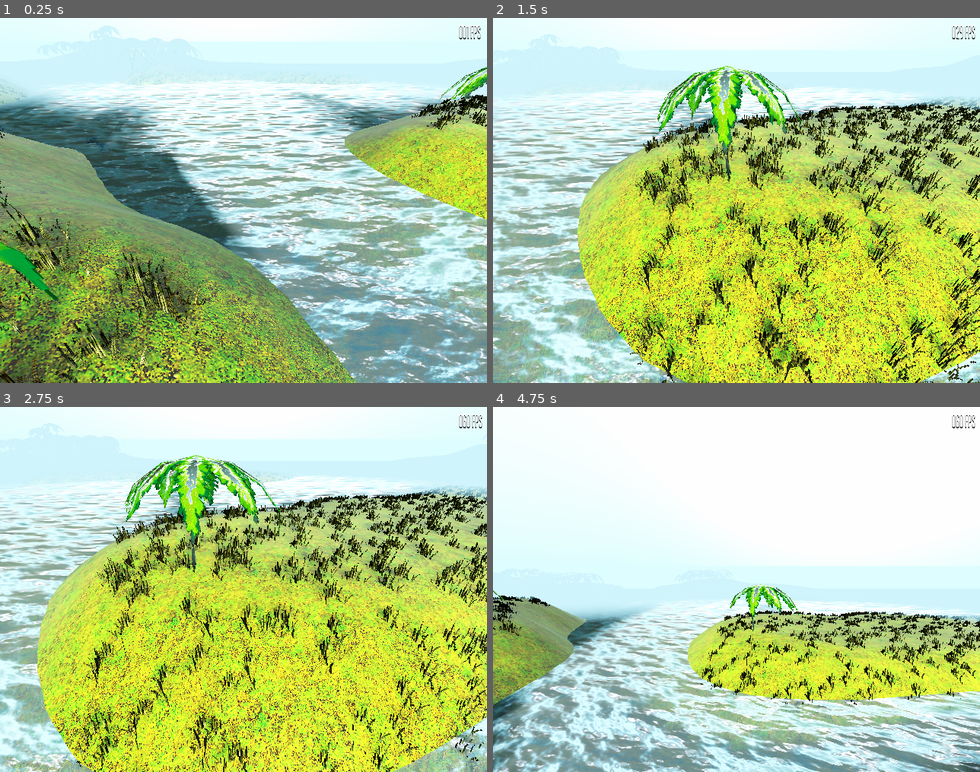
Above: before the commit, frames 1-4 (two rows, left to right).
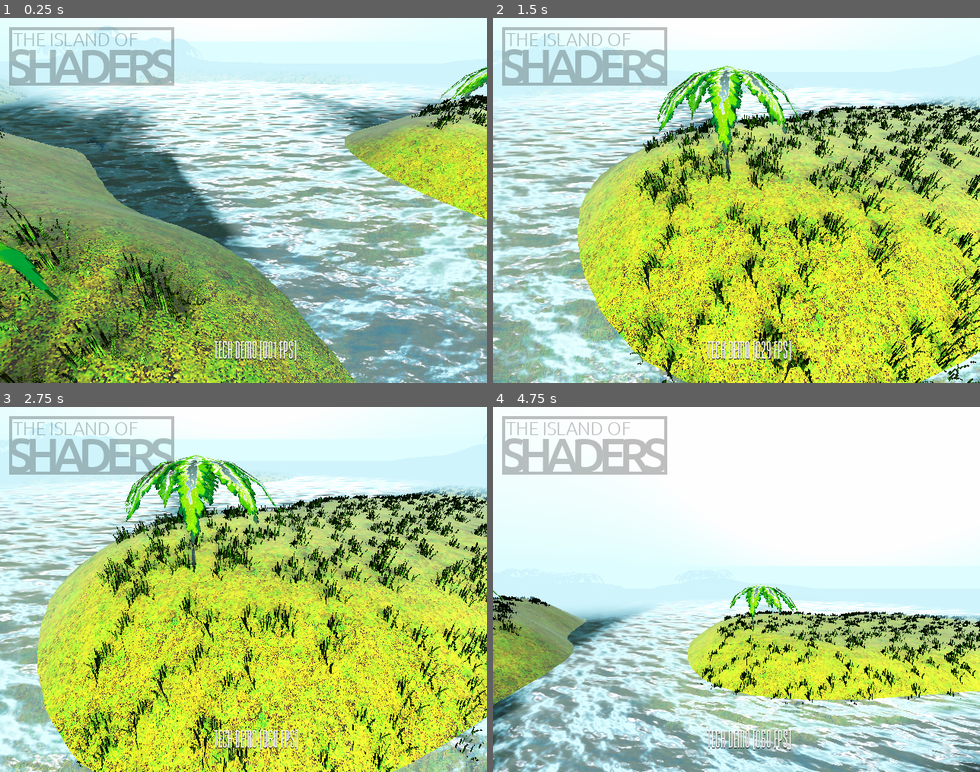
Above: after the commit, the same moments.

Repository: w84death/the-islands-of-shaders
Game: Godot game, scene res://main.tscn
The game is run twice, just before and just after one commit, with the same random seed, the same clock (stepped at 60 frames per second) and the same inputs.
Inputs (mouse positions are in pixels of both pictures, inside the frame that each line leads up to):
- Up to frame 1 (0.25 s): no input
- Up to frame 2 (1.5 s): move the mouse to (843, 182) at 0.52 s; press the mouse at (843, 182) at 0.53 s; move the mouse to (639, 218) at 1.27 s; release the mouse at (639, 218) at 1.28 s; right-click (639, 218) at 1.35 s
- Up to frame 3 (2.75 s): move the mouse to (292, 509) at 2.02 s; hold Ctrl from 2.03 s (still down)
- Up to frame 4 (4.75 s): move the mouse to (712, 662) at 2.77 s; release Ctrl at 2.78 s; click (712, 662) at 2.85 s; move the mouse to (882, 644) at 3.52 s; hold Right mouse button (ROTATE_TERRAIN) 3.53-4.28 s; move the mouse to (590, 534) at 4.27 s; tap Ctrl at 4.35 s

The runs differ from the first frame. In frame 1, 4.7% of the frame differs, in the area x 0-100%, y 1-100%; in frame 2, 6.5%; in frame 3, 6.8%, in the area x 1-100%, y 2-100%; in frame 4, 3.9%.

Commit message:
with logo

Diff:
--- a/features/gui/fps.gd
+++ b/features/gui/fps.gd
@@ -12,4 +12,4 @@
 	if current_fps < fps:
 		fps -= 1
 
-	set_text(str(fps).pad_zeros(3) + " FPS")
+	set_text("TECH DEMO [" + str(fps).pad_zeros(3) + " FPS]")
--- a/features/gui/theme.tres
+++ b/features/gui/theme.tres
@@ -4,7 +4,7 @@
 
 [sub_resource type="DynamicFont" id=1]
 
-size = 24
+size = 32
 outline_size = 0
 outline_color = Color( 1, 1, 1, 1 )
 use_mipmaps = true
--- a/main.tscn
+++ b/main.tscn
@@ -13,7 +13,8 @@
 [ext_resource path="res://features/trees/models/palm.obj" type="ArrayMesh" id=11]
 [ext_resource path="res://features/terrain/code/water.material" type="Material" id=12]
 [ext_resource path="res://features/gui/theme.tres" type="Theme" id=13]
-[ext_resource path="res://features/gui/fps.gd" type="Script" id=14]
+[ext_resource path="res://features/gui/logo.png" type="Texture" id=14]
+[ext_resource path="res://features/gui/fps.gd" type="Script" id=15]
 
 [sub_resource type="PlaneMesh" id=1]
 
@@ -231,15 +232,52 @@
 theme = ExtResource( 13 )
 _sections_unfolded = [ "Theme", "theme" ]
 
-[node name="fps" type="Label" parent="GUI" index="0"]
-anchor_left = 1.0
+[node name="top-left" type="Control" parent="GUI" index="0"]
+anchor_left = 0.0
 anchor_top = 0.0
-anchor_right = 1.0
+anchor_right = 0.0
 anchor_bottom = 0.0
-margin_left = -37.0
-margin_top = 5.0
-margin_right = -10.0
-margin_bottom = 66.0
+margin_left = 12.0
+margin_top = 12.0
+rect_pivot_offset = Vector2( 0, 0 )
+rect_clip_content = false
+mouse_filter = 0
+mouse_default_cursor_shape = 0
+size_flags_horizontal = 1
+size_flags_vertical = 1
+_sections_unfolded = [ "Margin" ]
+
+[node name="logo" type="Sprite" parent="GUI/top-left" index="0"]
+modulate = Color( 1, 1, 1, 0.25098 )
+texture = ExtResource( 14 )
+centered = false
+_sections_unfolded = [ "Transform", "Visibility" ]
+
+[node name="bottom-middle" type="Control" parent="GUI" index="1"]
+anchor_left = 0.5
+anchor_top = 1.0
+anchor_right = 0.5
+anchor_bottom = 1.0
+margin_left = -20.0
+margin_top = -20.0
+margin_right = -20.0
+margin_bottom = -20.0
+rect_pivot_offset = Vector2( 0, 0 )
+rect_clip_content = false
+mouse_filter = 0
+mouse_default_cursor_shape = 0
+size_flags_horizontal = 1
+size_flags_vertical = 1
+
+[node name="fps" type="Label" parent="GUI/bottom-middle" index="0"]
+anchor_left = 0.5
+anchor_top = 0.5
+anchor_right = 0.5
+anchor_bottom = 0.5
+margin_left = -19.0
+margin_top = -39.5
+margin_right = 19.0
+margin_bottom = 39.5
 rect_pivot_offset = Vector2( 0, 0 )
 rect_clip_content = false
 mouse_filter = 2
@@ -248,7 +286,7 @@
 size_flags_vertical = 4
 custom_colors/font_color_shadow = Color( 0, 0, 0, 1 )
 custom_constants/shadow_offset_x = 0
-custom_constants/shadow_offset_y = 2
+custom_constants/shadow_offset_y = 1
 text = "123fps
 "
 align = 2
@@ -256,5 +294,5 @@
 percent_visible = 1.0
 lines_skipped = 0
 max_lines_visible = -1
-script = ExtResource( 14 )
-_sections_unfolded = [ "Custom Colors", "Custom Constants", "Margin" ]
+script = ExtResource( 15 )
+_sections_unfolded = [ "Custom Colors", "Custom Constants" ]
--- a/project.godot
+++ b/project.godot
@@ -22,6 +22,7 @@
 
 window/size/width=640
 window/size/height=480
+window/size/fullscreen=true
 window/per_pixel_transparency=true
 window/stretch/mode="viewport"
 window/stretch/aspect="keep"
Binary file changed: features/grass/tex/grass_02_diffuse.png
Binary file added: features/gui/logo.png
Not shown, added: features/gui/logo.png.import
Not shown: 1 places in main.tscn that only renumber resources
